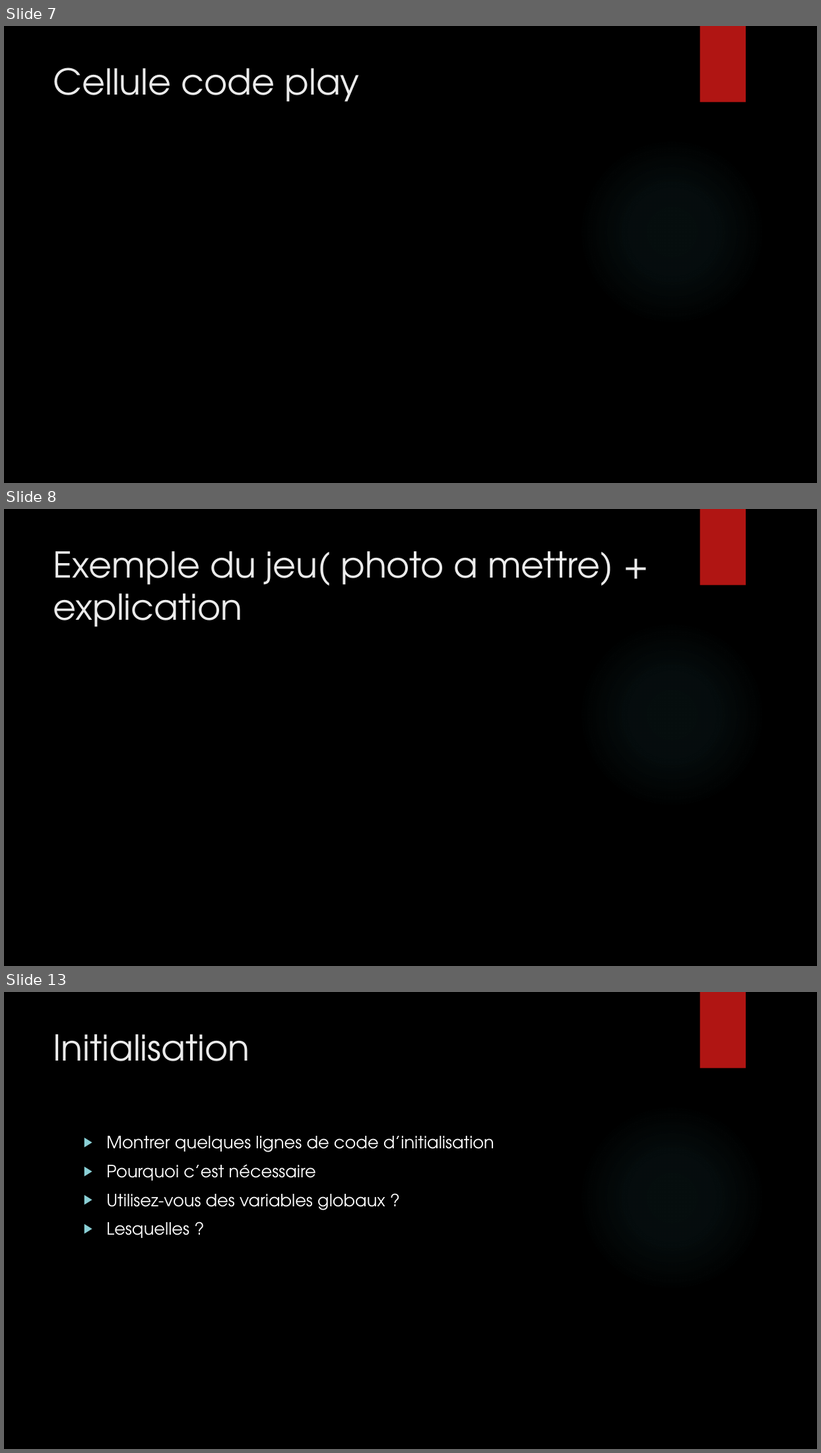
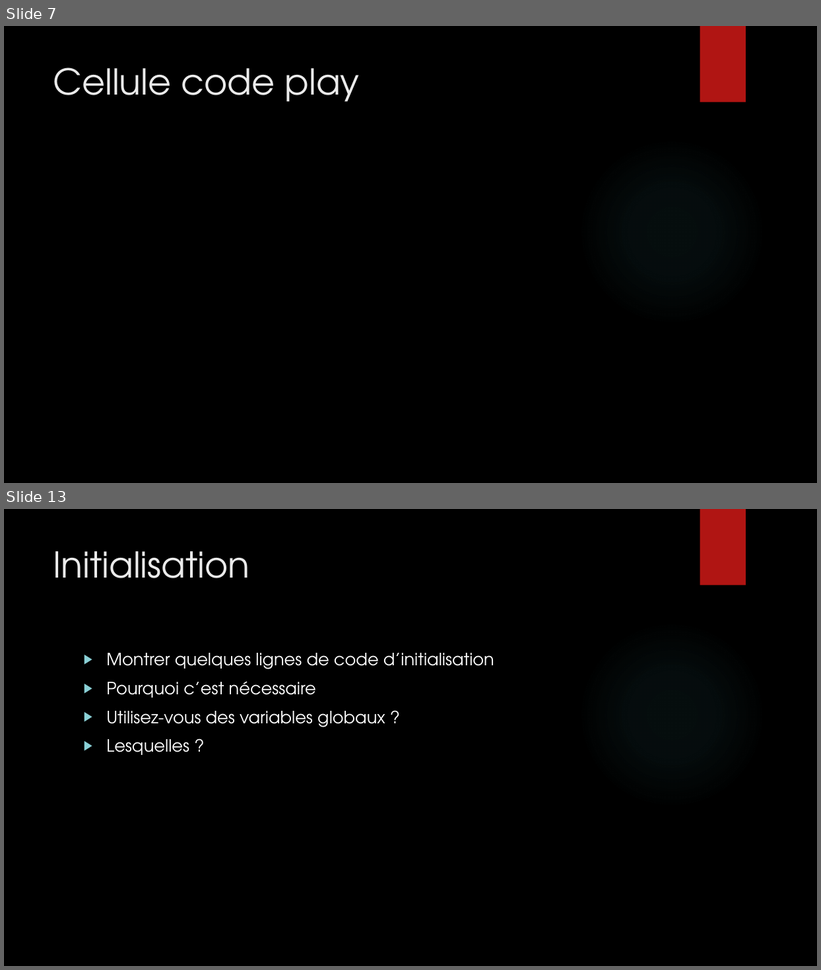
Before and after one commit to Bugnon/oc-2021, a slide deck: src/projet/projet3/Powerpoint_pacman.pptx. Shown one above the other, each under a label of ours: slides 7, 8 and 13 before the commit, slides 7 and 13 after it; the slides between them are not shown. The pictures are 821x1453 and 821x970 pixels, drawn with LibreOffice and Linux fonts; fonts in the diff are those of the drawing; background and template pictures are left out. Boxes give left, top, right and bottom in pixels: in the first picture for what was removed or moved away, otherwise in the second. Text is boxed around its words. In the diff, an @@ line names an element or a change of style, - is before the commit and + after.

```diff
--- a/src/projet/projet3/Powerpoint_pacman.pptx
+++ b/src/projet/projet3/Powerpoint_pacman.pptx
@@ slide 8 removed at bbox=[4, 509, 817, 966], background picture (left out); not listed: 2 template elements that a slide beside it also shows @@
@@ title removed at bbox=[54, 551, 613, 627] @@
-Exemple du jeu( photo a mettre) + explication
```
Also in this commit, not shown: 3 slides changed, 5 slides added, 4 other slides removed.
